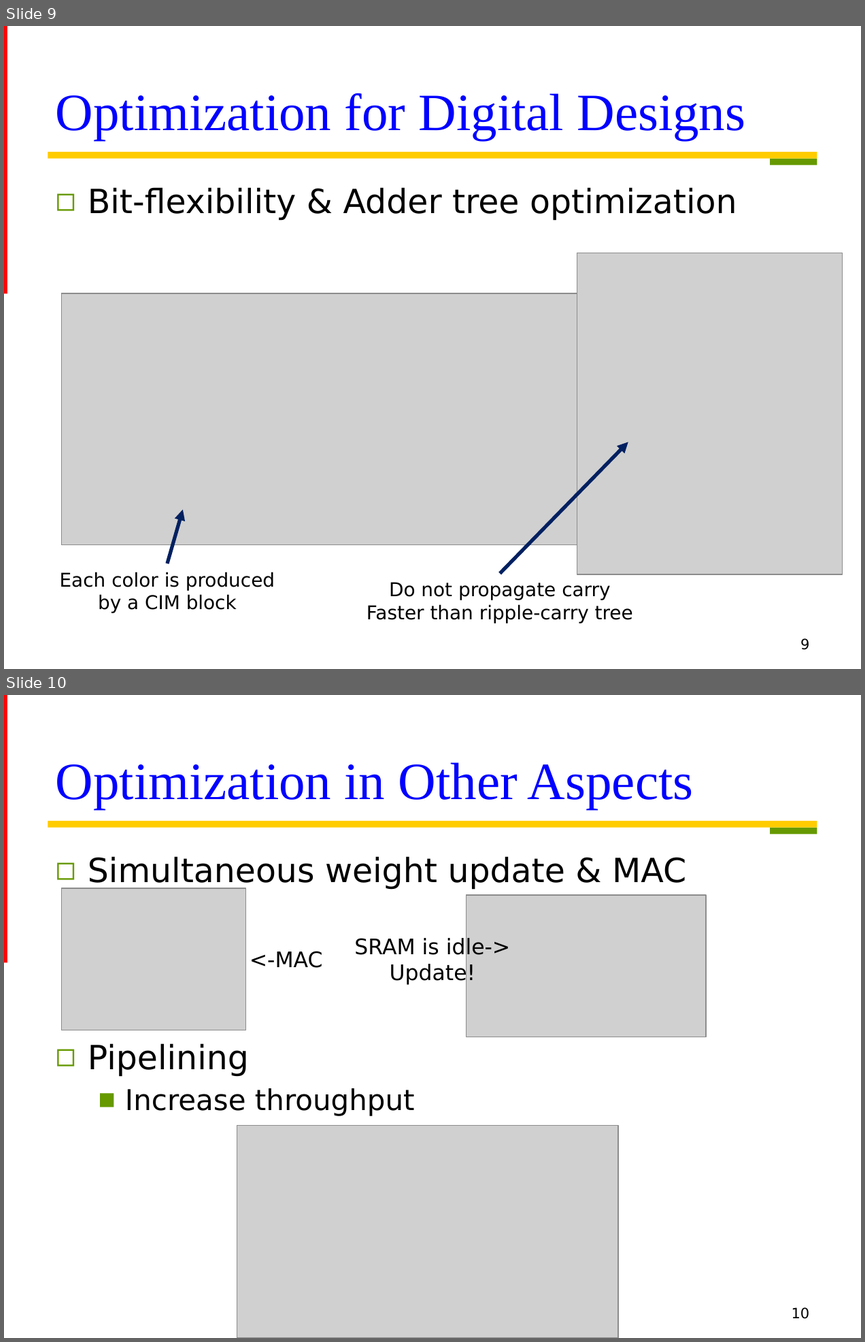
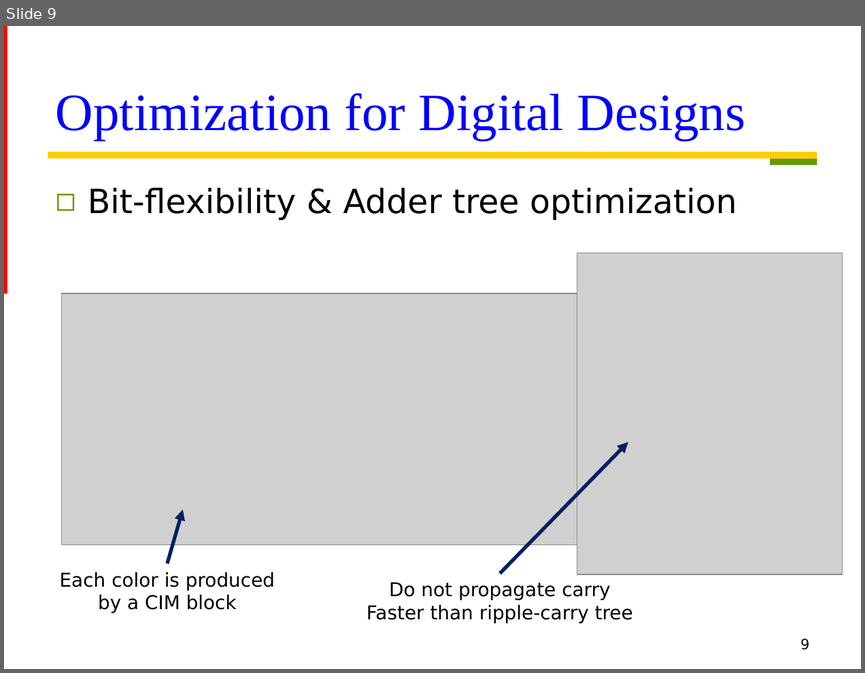
Before and after one commit to Oniontow/TTLiu_Project, a slide deck: papers/new stone.pptx. Shown one above the other, each under a label of ours: slides 9 and 10 before the commit, slide 9 after it. The pictures are 865x1342 and 865x673 pixels, drawn with LibreOffice and Linux fonts; fonts in the diff are those of the drawing; grey boxes stand for pictures. Boxes give left, top, right and bottom in pixels: in the first picture for what was removed or moved away, otherwise in the second. Text is boxed around its words. In the diff, an @@ line names an element or a change of style, - is before the commit and + after.

```diff
--- a/papers/new stone.pptx
+++ b/papers/new stone.pptx
@@ slide 10 removed at <box>4,695,861,1338</box>, background #FFFFFF; not listed: 3 template elements that a slide beside it also shows @@
@@ title removed at <box>56,762,694,809</box> @@
-Optimization in Other Aspects
@@ text removed at <box>88,856,686,1116</box> @@
-◻ Simultaneous weight update & MAC
-◻ Pipelining
-  ■ Increase throughput
@@ picture removed at <box>61,888,245,1029</box> @@
@@ picture removed at <box>466,895,706,1036</box> @@
@@ text removed at <box>354,936,511,985</box> @@
-SRAM is idle->
-Update!
@@ text removed at <box>249,951,323,968</box> @@
-<-MAC
@@ picture removed at <box>237,1125,618,1338</box> @@
@@ page number removed at <box>791,1307,810,1319</box> @@
-10
```
Also in this commit, not shown: 1 slide changed, 1 slide added.
